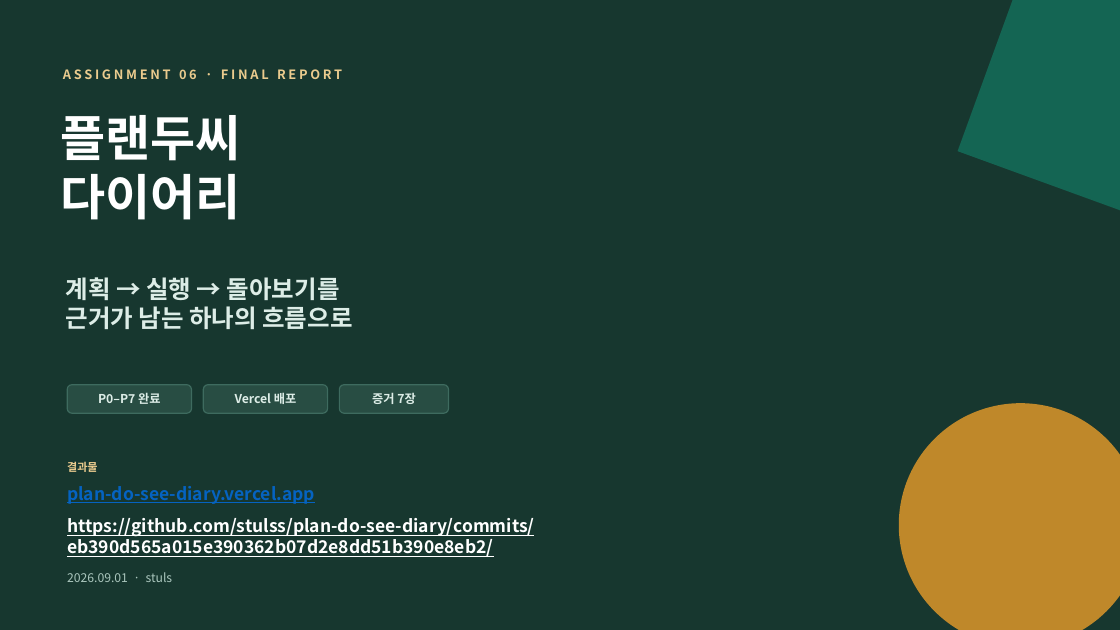
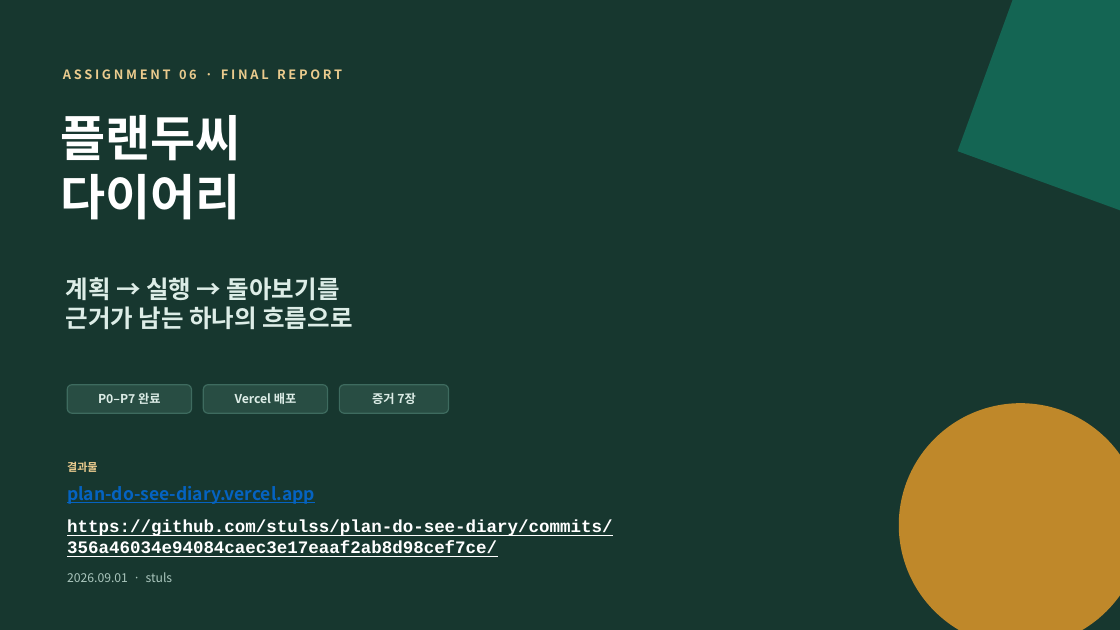
Before and after one commit to stulss/plan-do-see-diary, a slide deck: slide 1 of reports/플랜두씨_다이어리_과제6_제출보고서.pptx. Drawn at 1120x630 pixels with LibreOffice and Linux fonts; fonts in the diff are those of the drawing. Boxes give left, top, right and bottom in pixels: in the first picture for what was removed or moved away, otherwise in the second. Text is boxed around its words. In the diff, an @@ line names an element or a change of style, - is before the commit and + after.

```diff
--- a/reports/플랜두씨_다이어리_과제6_제출보고서.pptx
+++ b/reports/플랜두씨_다이어리_과제6_제출보고서.pptx
@@ text at (67,520,612,557): text changed; font Noto Sans CJK KR to Courier New @@
-https://github.com/stulss/plan-do-see-diary/commits/eb390d565a015e390362b07d2e8dd51b390e8eb2/
+https://github.com/stulss/plan-do-see-diary/commits/356a46034e94084caec3e17eaaf2ab8d98cef7ce/
```
Also in this commit, not shown: 1 other slide changed, 8 other files.
